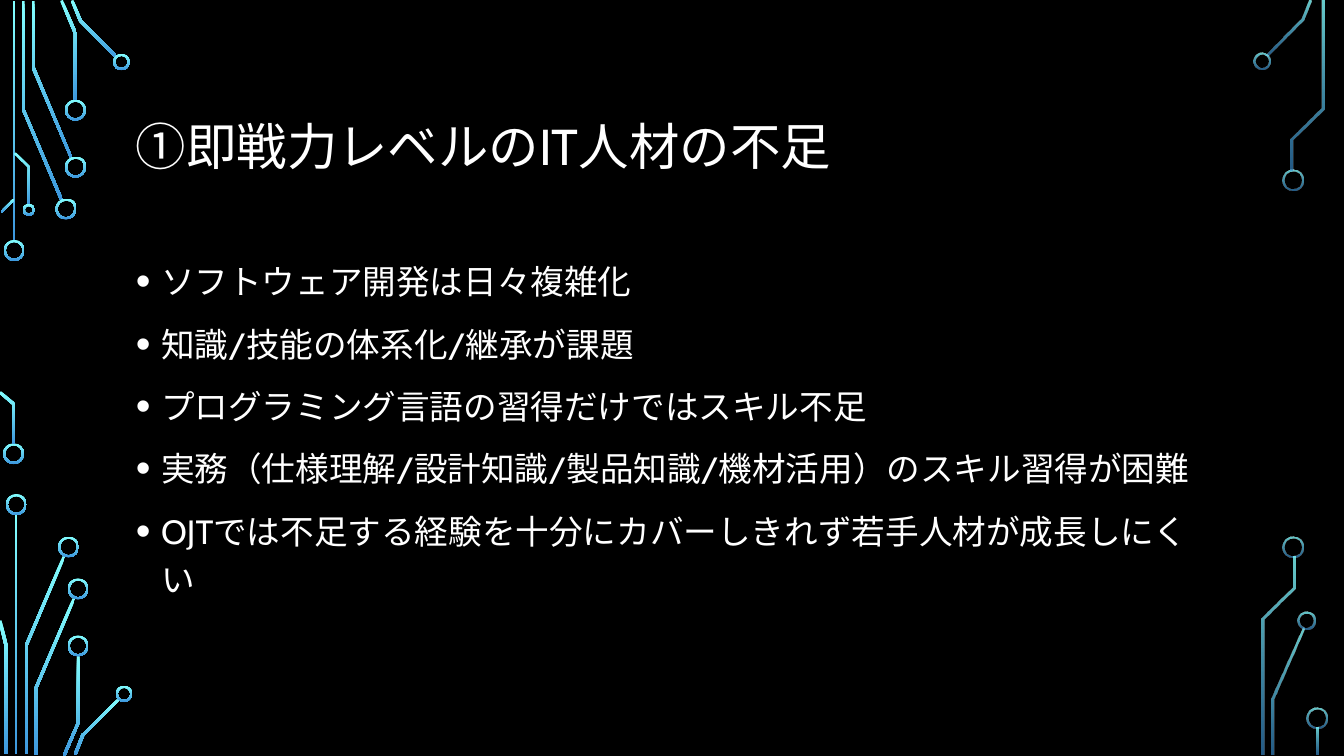
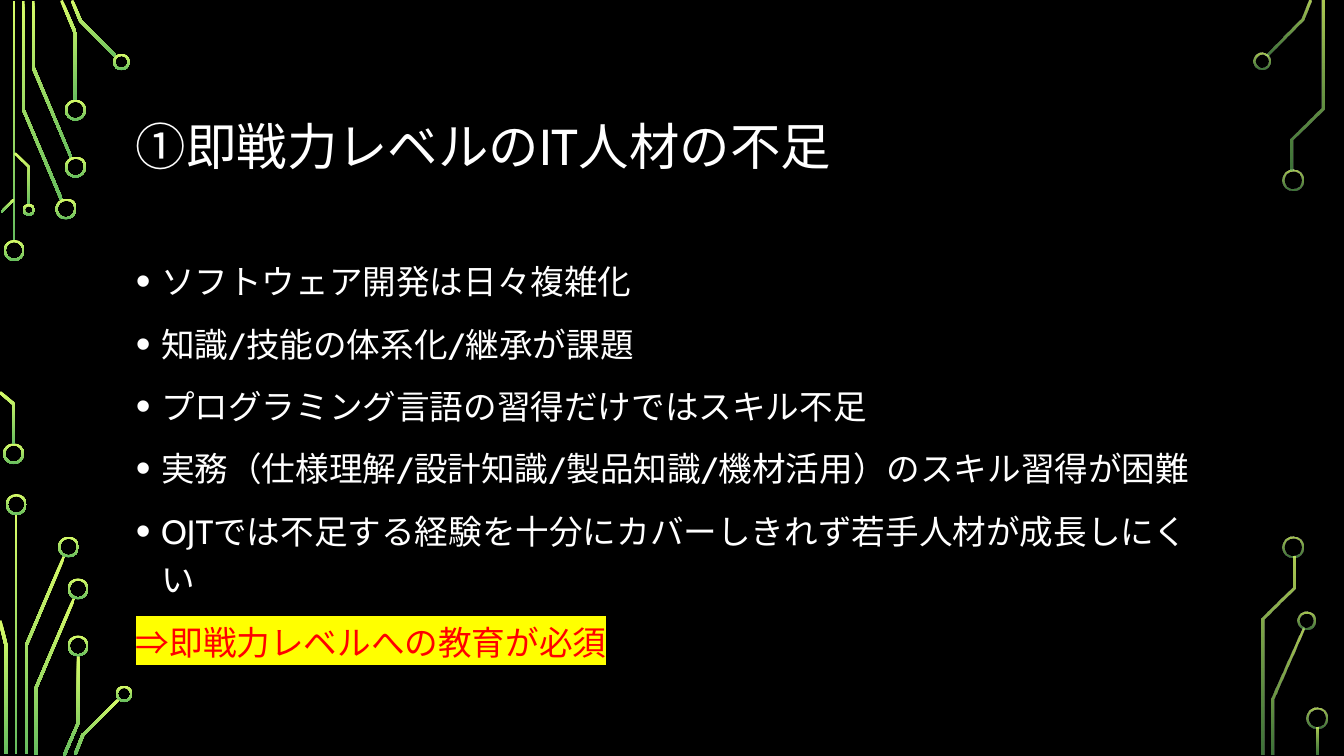
Before and after one commit to SITH-YN/PythonTool, a slide deck: slide 5 of Temp/39期ビジネスアイディア.pptx. Drawn at 1344x756 pixels with LibreOffice and Linux fonts; fonts in the diff are those of the drawing; background and template pictures are left out. Boxes give left, top, right and bottom in pixels: in the first picture for what was removed or moved away, otherwise in the second. Text is boxed around its words. In the diff, an @@ line names an element or a change of style, - is before the commit and + after.

```diff
--- a/Temp/39期ビジネスアイディア.pptx
+++ b/Temp/39期ビジネスアイディア.pptx
@@ fill gradient #82FFFF to #3D97DE to gradient #D8FC68 to #66BD5F in 36 elements at (4,240,25,261), (3,444,24,465), (22,1,63,201), (55,199,77,220), (31,1,72,158), (60,0,78,101), (65,156,86,177), (65,100,86,121), (71,0,117,58), (113,53,131,70), (1,199,15,213), (0,391,15,445), (14,152,30,205), (22,204,34,216), (15,514,18,755), (24,556,65,754), (6,494,27,515), (0,620,7,754), (58,536,80,558), (34,598,76,755), (63,655,80,756), (68,579,89,600), (68,635,89,656), (74,698,120,755), (116,686,133,702), (1266,0,1313,56), (1253,52,1270,70), (1282,169,1304,191), (1271,628,1305,755), (1299,612,1316,629), (1292,1,1325,171), (1284,536,1305,558), (1261,557,1296,755), (1307,708,1328,729), (1317,727,1320,755), (12,1,15,242) @@
@@ text at (136,626,606,658): paragraph added @@
+⇒即戦力レベルへの教育が必須
```
Also in this commit, not shown: 25 other slides changed.
